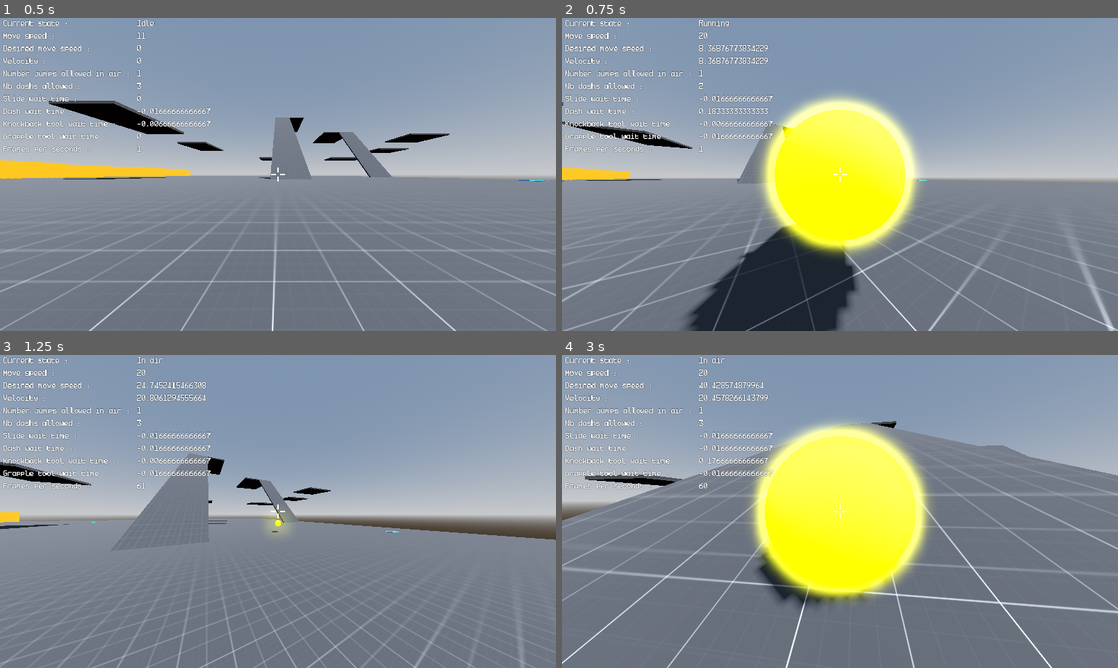
Above: before the commit, frames 1-4 (two rows, left to right).
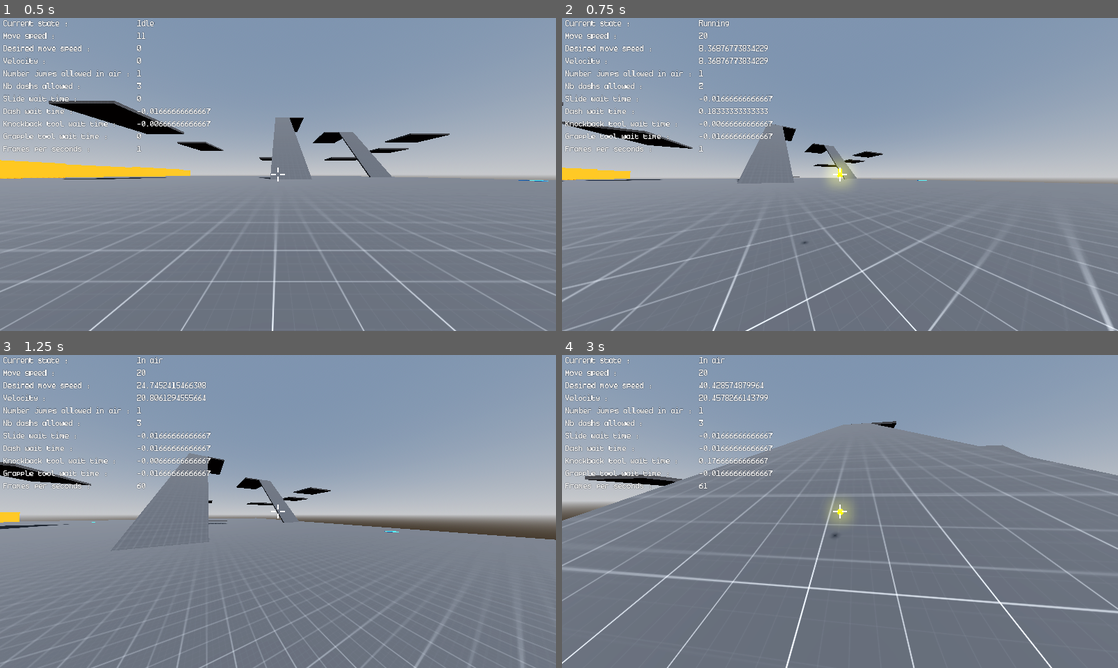
Above: after the commit, the same moments.

Repository: ayoubachak/sticky-man
Game: Godot game, scene res://Scenes/TemplateMapScene.tscn
Two runs of this game, one before a commit and one after it. Both use one fixed random seed, a clock stepped at 60 frames per second and the inputs below. The engine's default icon, where the game draws it, is replaced by a stand-in: a white triangle on a blue panel in a dark square.
Inputs (mouse positions are in pixels of both pictures, inside the frame that each line leads up to):
- Up to frame 1 (0.5 s): no input
- Up to frame 2 (0.75 s): tap Enter at 0.5 s; move the mouse to (867, 174) at 0.52 s; hold W (moveForward) from 0.53 s (still down); tap Ctrl (dash) at 0.6 s; click (867, 174) at 0.67 s
- Up to frame 3 (1.25 s): keep holding W (moveForward); tap Space (jump) at 0.77 s
- Up to frame 4 (3 s): keep holding W (moveForward); move the mouse to (812, 511) at 1.27 s; right-click (812, 511) at 1.35 s; tap Space (jump) at 1.52 s; move the mouse to (851, 505) at 2.02 s; tap Shift (run) at 2.1 s; move the mouse to (834, 517) at 2.77 s; tap Mouse wheel up (useKnockbackTool) at 2.85 s; click (834, 517) at 2.92 s

Frame 1 is identical in both runs. In frame 2, 18% of the frame differs, in the area x 22-65%, y 24-100%; in frame 3, 0.2%; in frame 4, 15%.

Commit message:
Refactor bullet properties; remove hardcoded scaling for flexibility and enhance visibility settings.

Diff:
--- a/Scenes/TemplateMapScene.tscn
+++ b/Scenes/TemplateMapScene.tscn
@@ -295,7 +295,6 @@
 zombie_scene = ExtResource("6_iofeq")
 
 [node name="Timer" type="Timer" parent="ZombieSpawner"]
-wait_time = 2.502
 autostart = true
 
 [connection signal="area_entered" from="Map/Jumppads/Jumppad/Area3D" to="Map/Jumppads/Jumppad" method="_on_area_3d_area_entered"]
--- a/Scenes/Weapons/Bullet.tscn
+++ b/Scenes/Weapons/Bullet.tscn
@@ -13,6 +13,7 @@
 emission_energy_multiplier = 8.0
 
 [node name="Bullet" type="Area3D"]
+transform = Transform3D(0.1, 0, 0, 0, 0.1, 0, 0, 0, 0.1, 0, 0, 0)
 collision_layer = 4
 collision_mask = 2
 script = ExtResource("1_kkwmp")
@@ -21,5 +22,6 @@
 shape = SubResource("SphereShape3D_ajrwj")
 
 [node name="MeshInstance3D" type="MeshInstance3D" parent="."]
+transform = Transform3D(0.1, 0, 0, 0, 0.1, 0, 0, 0, 0.1, 0, 0, 0)
 mesh = SubResource("SphereMesh_3vcpf")
 surface_material_override/0 = SubResource("StandardMaterial3D_bullet")
--- a/Scripts/Weapons/Bullet.gd
+++ b/Scripts/Weapons/Bullet.gd
@@ -41,8 +41,8 @@
 	material.emission_energy_multiplier = 8.0  # Increased emission for better visibility
 	$MeshInstance3D.material_override = material
 
-	# Increase the size of the bullet significantly
-	$MeshInstance3D.scale = Vector3(2.0, 2.0, 2.0)  # Much larger size
+	# Remove hardcoded scaling; allow scene or other code to set the mesh scale
+	# $MeshInstance3D.scale = Vector3(2.0, 2.0, 2.0)  # Commented out
 
 	# Auto-destroy after lifetime
 	get_tree().create_timer(lifetime).timeout.connect(func(): queue_free())
